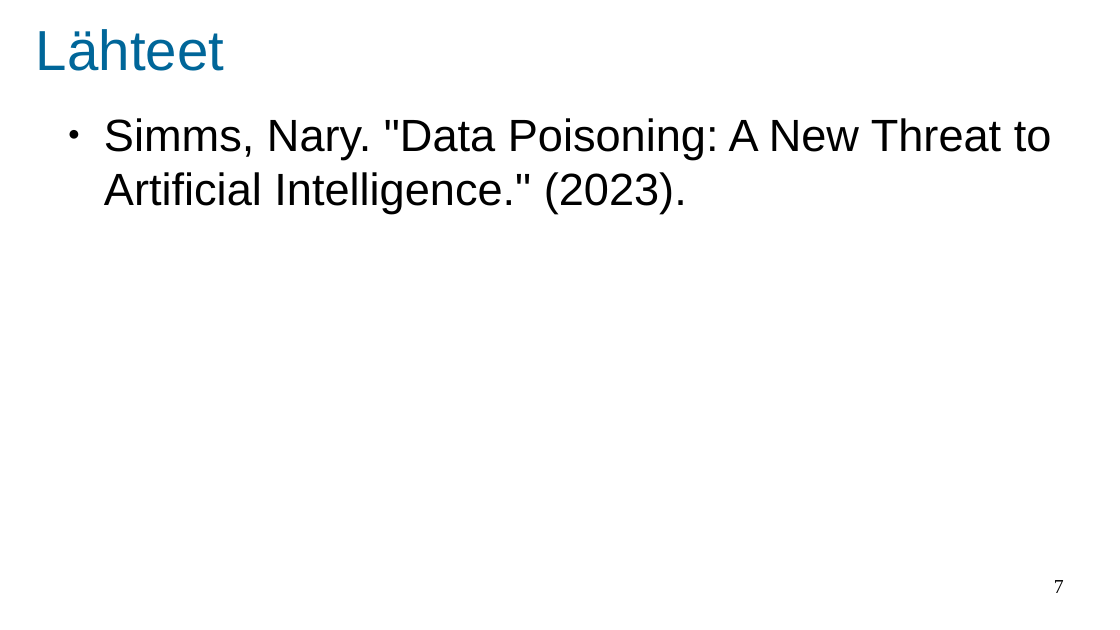
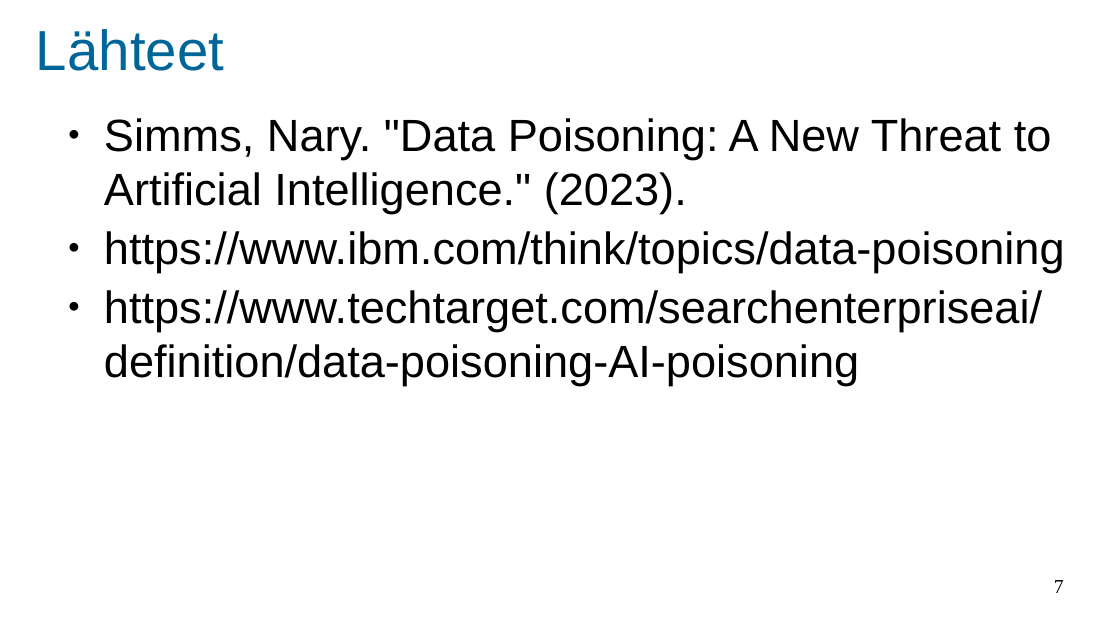
Before and after one commit to Akseli1236/AI-Poisoning, a slide deck: slide 7 of AI poisoning.odp. Drawn at 1120x630 pixels with LibreOffice and Linux fonts; fonts in the diff are those of the drawing; background and template pictures are left out. Boxes give left, top, right and bottom in pixels: in the first picture for what was removed or moved away, otherwise in the second. Text is boxed around its words. In the diff, an @@ line names an element or a change of style, - is before the commit and + after.

```diff
--- a/AI poisoning.odp
+++ b/AI poisoning.odp
@@ text at box(104, 231, 1065, 385): paragraphs added @@
+● https://www.ibm.com/think/topics/data-poisoning
+● https://www.techtarget.com/searchenterpriseai/definition/data-poisoning-AI-poisoning
```
Also in this commit, not shown: 2 other slides changed, 2 slides added, 2 slides removed, 1 other file.
